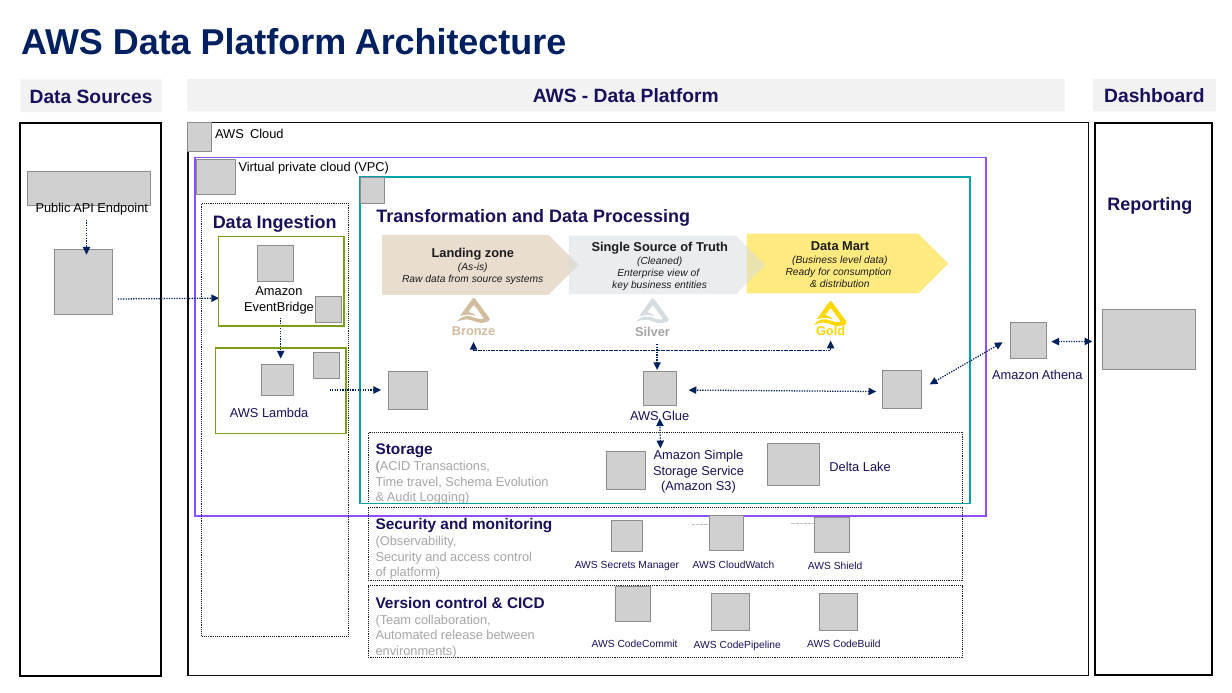
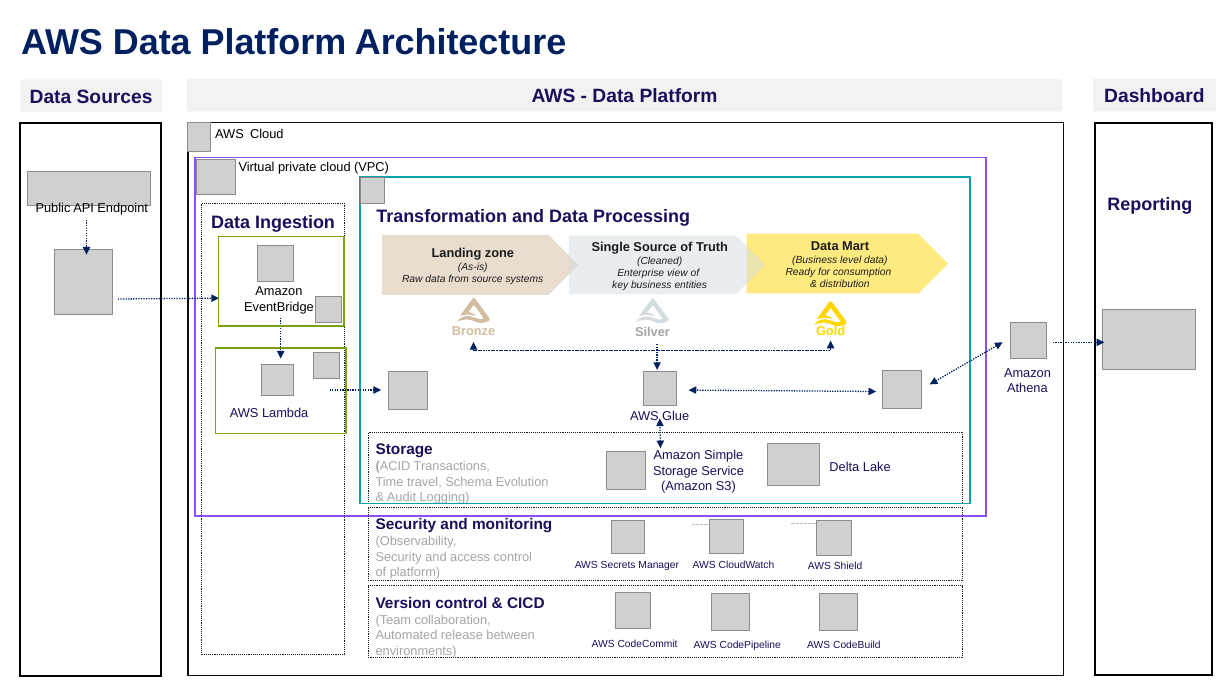
Before and after one commit to mohamedsulthan2405/260309-HDB-Assesment, a slide deck: slide 3 of 03. Documents/02. Data Platform Architecture/HDB_Proposed_Data_Platform_Architecture_AWS_vs_Azure.pptx. Drawn at 1232x693 pixels with LibreOffice and Linux fonts; fonts in the diff are those of the drawing; grey boxes stand for pictures; background and template pictures are left out. Boxes give left, top, right and bottom in pixels: in the first picture for what was removed or moved away, otherwise in the second. Text is boxed around its words. In the diff, an @@ line names an element or a change of style, - is before the commit and + after.

Commit message:
udpated the docs

```diff
--- a/03. Documents/02. Data Platform Architecture/HDB_Proposed_Data_Platform_Architecture_AWS_vs_Azure.pptx
+++ b/03. Documents/02. Data Platform Architecture/HDB_Proposed_Data_Platform_Architecture_AWS_vs_Azure.pptx
@@ rectangle resized from (x1=188, y1=123, x2=1089, y2=676) to (x1=188, y1=123, x2=1064, y2=676) @@
@@ rectangle "Data Ingestion" resized from (x1=201, y1=203, x2=348, y2=637) to (x1=201, y1=203, x2=345, y2=655) @@
@@ double arrow moved from (1092, 342) - (1052, 342) to (1053, 342) - (1104, 342) @@
@@ double arrow (1053, 342) - (1104, 342): double arrow to arrow @@
@@ text "Amazon Athena" rewrapped from (x1=992, y1=369, x2=1083, y2=379) to (x1=1004, y1=368, x2=1051, y2=392) @@
@@ picture moved from (x1=710, y1=516, x2=744, y2=550) to (x1=710, y1=519, x2=744, y2=554) @@
@@ picture moved from (x1=616, y1=586, x2=652, y2=622) to (x1=616, y1=592, x2=652, y2=628) @@
```
